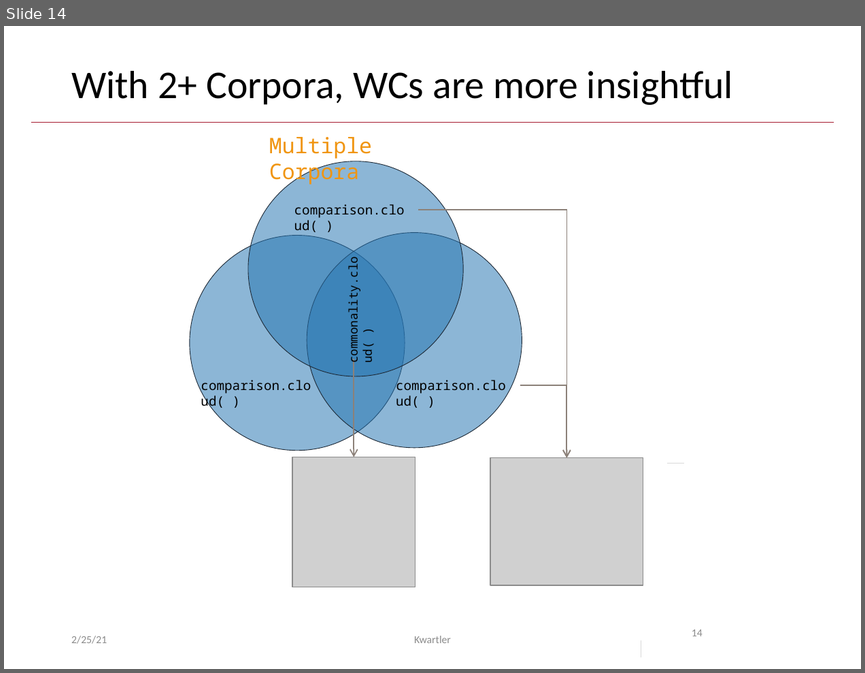
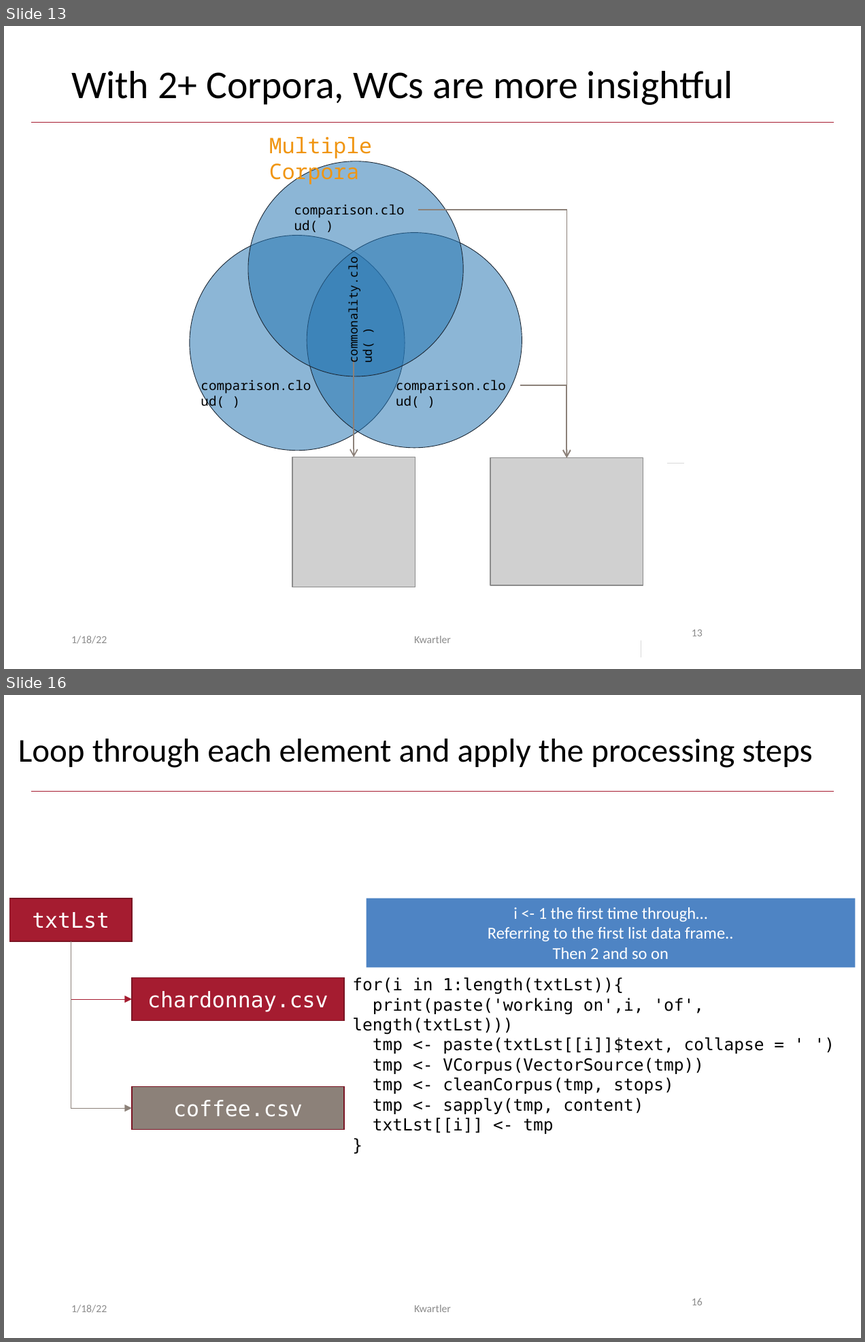
Before and after one commit to kwartler/Hult_NLP_student_intensive, a slide deck: lessons/class2/Class2E_wordclouds.pptx. Shown one above the other, each under a label of ours: slide 14 before the commit, slides 13 and 16 after it; the slides between them are not shown. The pictures are 865x673 and 865x1342 pixels, drawn with LibreOffice and Linux fonts; fonts in the diff are those of the drawing; grey boxes stand for pictures. Boxes give left, top, right and bottom in pixels: in the first picture for what was removed or moved away, otherwise in the second. Text is boxed around its words. In the diff, an @@ line names an element or a change of style, - is before the commit and + after.

```diff
--- a/lessons/class2/Class2E_wordclouds.pptx
+++ b/lessons/class2/Class2E_wordclouds.pptx
@@ slide 16 added at (4, 695, 861, 1338), background #FFFFFF; not listed: 1 template element that a slide beside it also shows @@
@@ title added at (18, 739, 812, 768), 28 pt, text #000000 @@
+Loop through each element and apply the processing steps
@@ rectangle added at (10, 898, 132, 941), fill #A51C30, outline #7A1524 1 pt, 18 pt, text #FFFFFF @@
+txtLst
@@ rectangle added at (366, 898, 855, 968), fill #4E84C4, 14 pt, text #FFFFFF @@
+i <- 1 the first time through…
+Referring to the first list data frame..
+Then 2 and so on
@@ elbow arrow added from (71, 941) to (132, 999), #A51C30 0.5 pt @@
@@ elbow arrow added from (71, 941) to (132, 1108), #8C8179 0.5 pt @@
@@ rectangle added at (132, 978, 344, 1021), fill #A51C30, outline #7A1524 1 pt, 18 pt, text #FFFFFF @@
+chardonnay.csv
@@ text added at (352, 977, 764, 1134), 14 pt, text #000000 @@
+for(i in 1:length(txtLst)){
+print(paste('working on',i, 'of', length(txtLst)))
+tmp <- paste(txtLst[[i]]$text, collapse = ' ')
+tmp <- VCorpus(VectorSource(tmp))
+tmp <- cleanCorpus(tmp, stops)
+tmp <- sapply(tmp, content)
+txtLst[[i]] <- tmp
+}
@@ rectangle added at (132, 1087, 344, 1130), fill #8C8179, outline #7A1524 1 pt, 18 pt, text #FFFFFF @@
+coffee.csv
@@ text added at (71, 1304, 107, 1312), 9 pt, text #8C8C8C @@
+1/18/22
@@ text added at (414, 1304, 451, 1312), 9 pt, text #8C8C8C @@
+Kwartler
@@ page number added at (691, 1297, 702, 1305), 9 pt, text #8C8C8C @@
+16
@@ what was slide 14 is now slide 13 @@
@@ slide 13 changed as well @@
@@ text at (71, 635, 107, 643): text changed @@
-2/25/21
+1/18/22
@@ page number at (691, 629, 702, 636): text changed @@
-14
+13
```
Also in this commit, not shown: 26 other slides changed, 1 other slide added, 7 slides removed, 8 other files.
